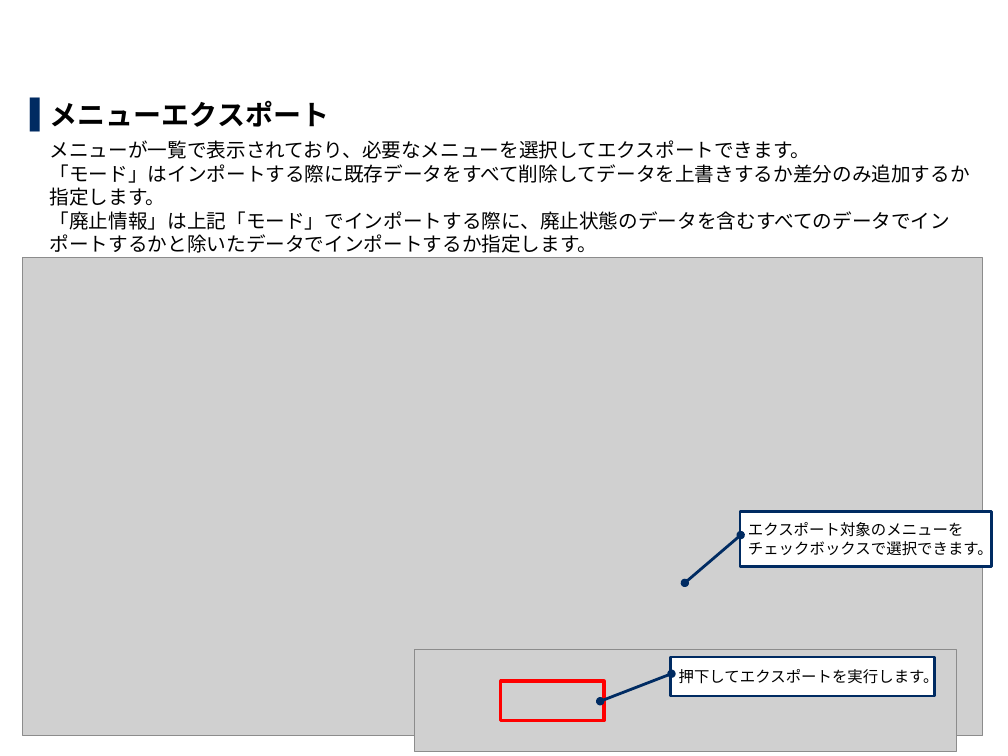
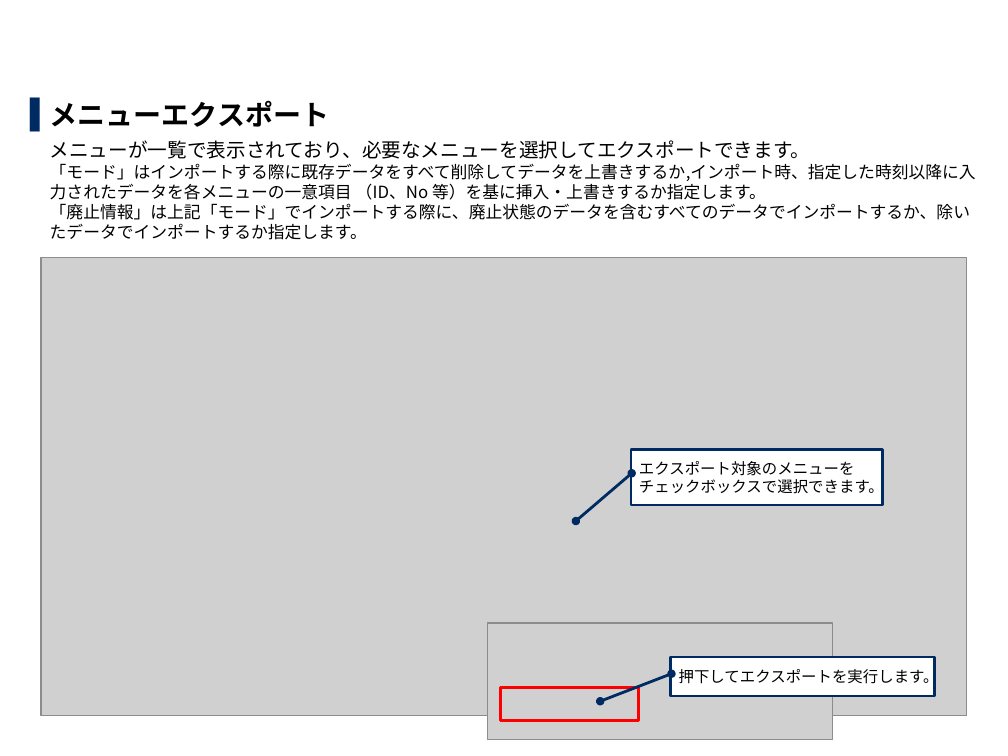
Before and after one commit to exastro-suite/it-automation-docs, a slide deck: slide 10 of asset/Learn_ja/ITA-export-import_classroom_lecture.pptx (slide 14 before the commit). Drawn at 1008x756 pixels with LibreOffice and Linux fonts; fonts in the diff are those of the drawing; grey boxes stand for pictures; background and template pictures are left out. Boxes give left, top, right and bottom in pixels: in the first picture for what was removed or moved away, otherwise in the second. Text is boxed around its words. In the diff, an @@ line names an element or a change of style, - is before the commit and + after.

```diff
--- a/asset/Learn_ja/ITA-export-import_classroom_lecture.pptx
+++ b/asset/Learn_ja/ITA-export-import_classroom_lecture.pptx
@@ text at (50,140,976,240): text changed; size 14 to 12 pt @@
-  メニューが一覧で表示されており、必要なメニューを選択してエクスポートできます。
-  「モード」はインポートする際に既存データをすべて削除してデータを上書きするか差分のみ追加するか指定します。
-  「廃止情報」は上記「モード」でインポートする際に、廃止状態のデータを含むすべてのデータでインポートするかと除いたデータでインポートするか指定します。
+  メニューが一覧で表示されており、必要なメニューを選択してエクスポートできます。
+  「モード」はインポートする際に既存データをすべて削除してデータを上書きするか,インポート時、指定した時刻以降に入力されたデータを各メニューの一意項目 （ID、No 等）を基に挿入・上書きするか指定します。
+  「廃止情報」は上記「モード」でインポートする際に、廃止状態のデータを含むすべてのデータでインポートするか、除いたデータでインポートするか指定します。
@@ picture: place and size @@
-picture at (22,258,983,736)
+picture at (41,257,968,716)
@@ border callout "エクスポート対象のメニューを チェックボックスで選択できます。": place and size @@
-border callout "エクスポート対象のメニューを チェックボックスで選択できます。" at (740,511,991,566)
+border callout "エクスポート対象のメニューを チェックボックスで選択できます。" at (631,450,882,505)
@@ picture added at (488,623,832,739) @@
@@ picture removed at (415,649,957,751) @@
@@ rectangle: place and size @@
-rectangle at (501,681,604,721)
+rectangle at (501,687,639,721)
@@ page number at (967,733,983,736): text changed @@
-14
+10
```
Also in this commit, not shown: 7 other slides changed, 7 slides removed, 1 other file.
